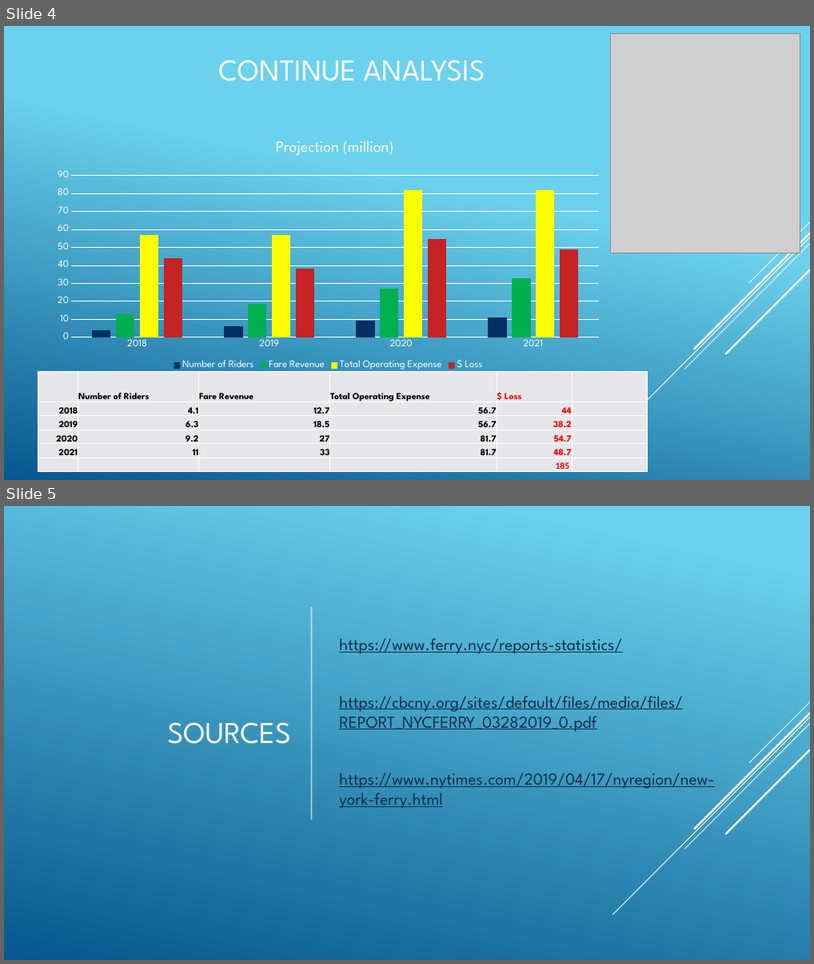
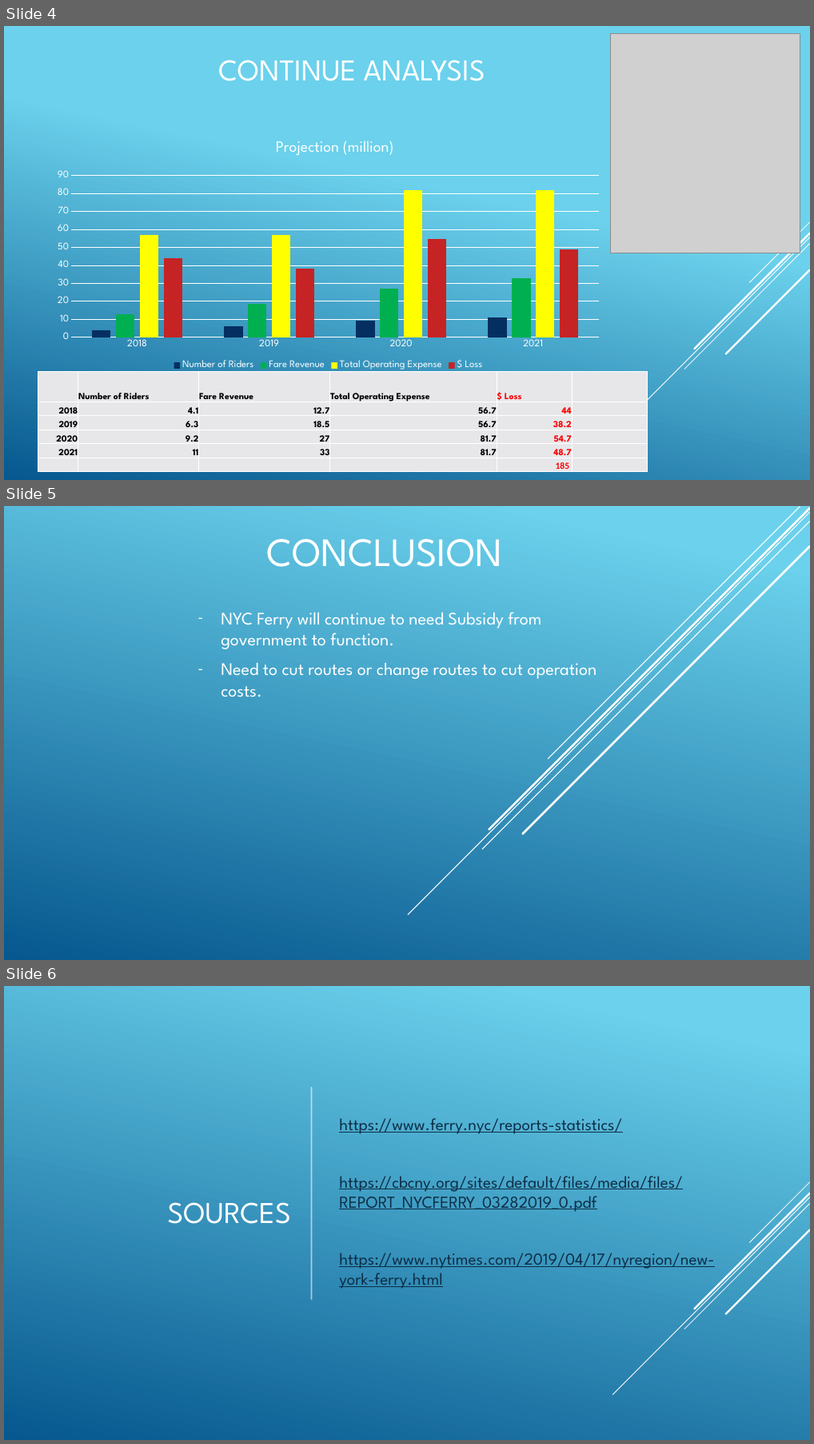
Before and after one commit to jaeko11/jae-ShinyR-Project, a slide deck: NYC Ferry Shiny Project.pptx. Shown one above the other, each under a label of ours: slides 4 and 5 before the commit, slides 4, 5 and 6 after it. The pictures are 814x964 and 814x1444 pixels, drawn with LibreOffice and Linux fonts; fonts in the diff are those of the drawing; grey boxes stand for pictures. Boxes give left, top, right and bottom in pixels: in the first picture for what was removed or moved away, otherwise in the second. Text is boxed around its words. In the diff, an @@ line names an element or a change of style, - is before the commit and + after.

```diff
--- a/NYC Ferry Shiny Project.pptx
+++ b/NYC Ferry Shiny Project.pptx
@@ slide 5 added at [4,506,810,960], background gradient #6ED2EB to #06588E @@
@@ line added from (810, 512) to (408, 914), #FFFFFF 1 pt @@
@@ line added from (810, 521) to (482, 849), #FFFFFF 1 pt @@
@@ line added from (810, 508) to (489, 829), #FFFFFF 2.5 pt @@
@@ line added from (800, 507) to (549, 759), #FFFFFF 1 pt @@
@@ title added at [267,539,503,567], 48 pt, text #FFFFFF @@
+CONCLUSION
@@ line added from (810, 547) to (523, 834), #FFFFFF 2.5 pt @@
@@ subtitle added at [221,612,598,696], 21 pt, text #FFFFFF @@
+– NYC Ferry will continue to need Subsidy from government to function.
+– Need to cut routes or change routes to cut operation costs.
@@ what was slide 5 is now slide 6 @@
```
Also in this commit, not shown: 1 slide changed.
